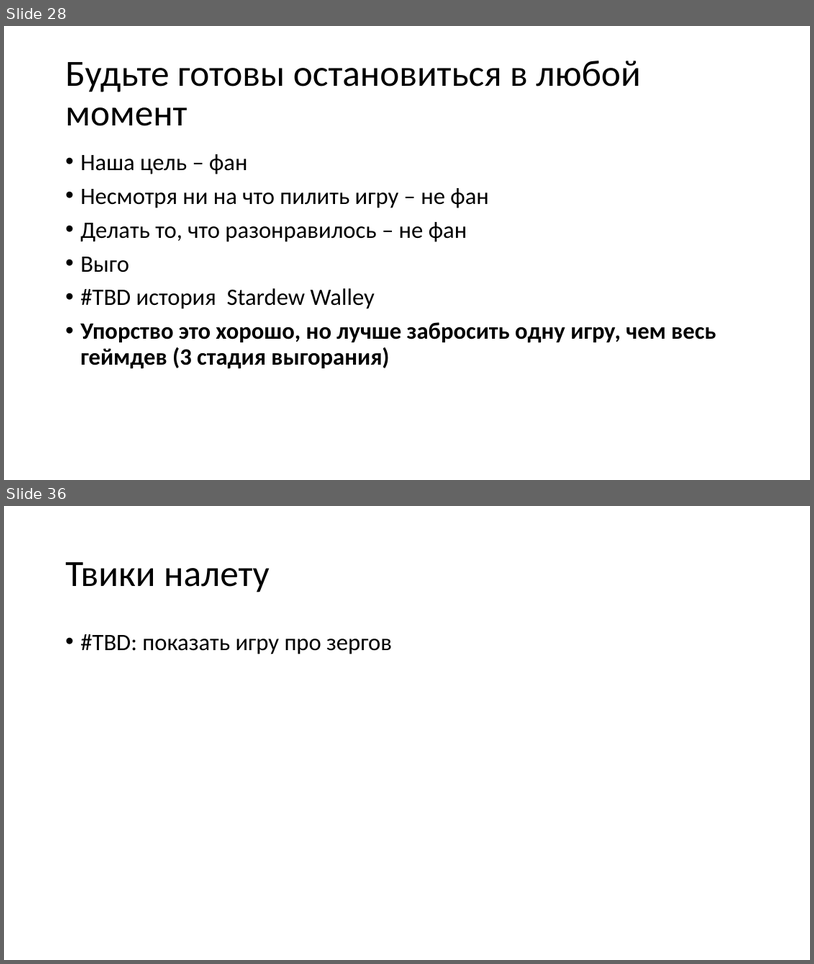
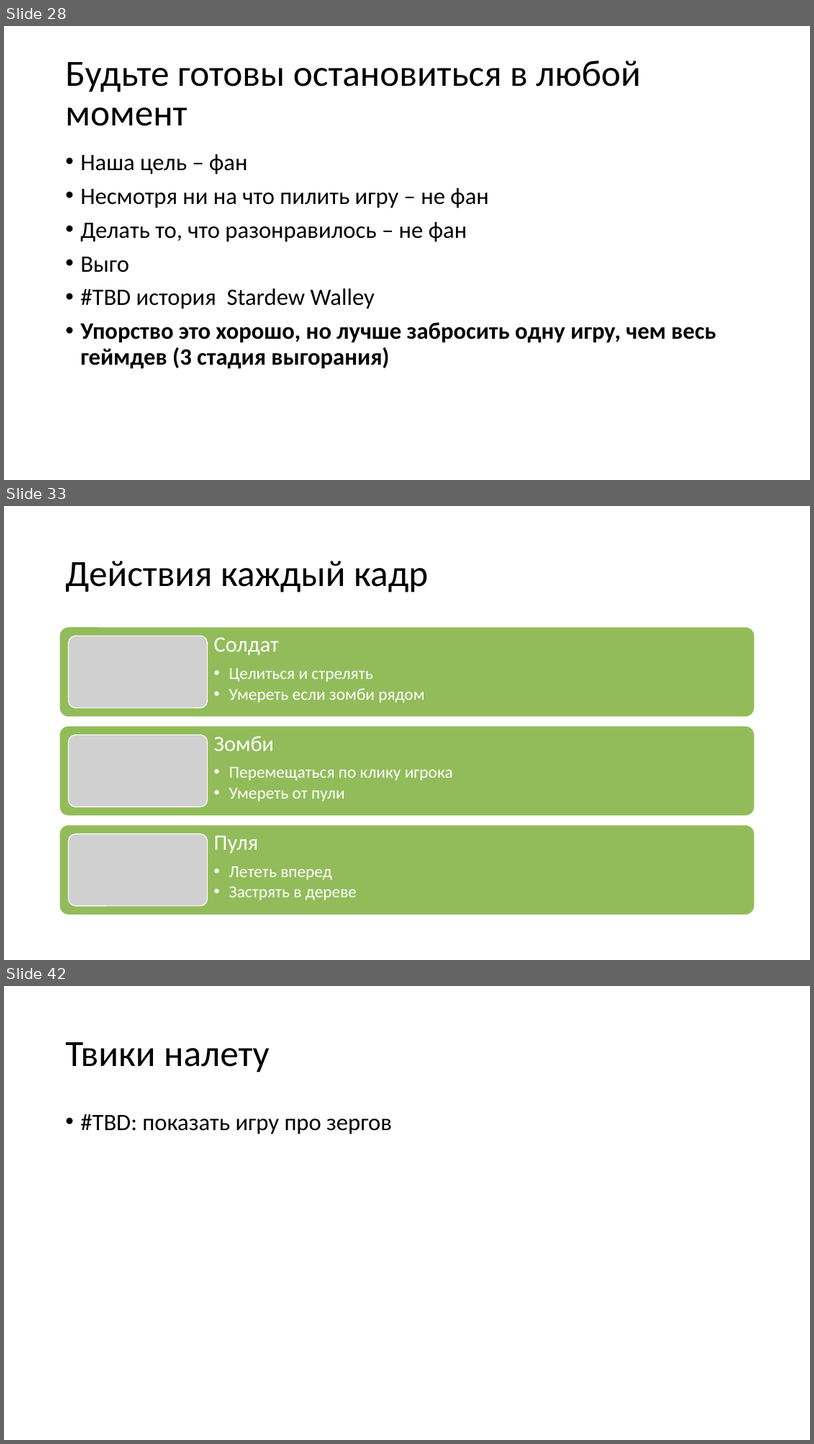
Before and after one commit to kugushev/presentations, a slide deck: 2020_GameDev-As-Hobby/Presentation.pptx. Shown one above the other, each under a label of ours: slides 28 and 36 before the commit, slides 28, 33 and 42 after it; the slides between them are not shown. The pictures are 814x964 and 814x1444 pixels, drawn with LibreOffice and Linux fonts; fonts in the diff are those of the drawing; grey boxes stand for pictures. Boxes give left, top, right and bottom in pixels: in the first picture for what was removed or moved away, otherwise in the second. Text is boxed around its words. In the diff, an @@ line names an element or a change of style, - is before the commit and + after.

```diff
--- a/2020_GameDev-As-Hobby/Presentation.pptx
+++ b/2020_GameDev-As-Hobby/Presentation.pptx
@@ slide 33 added at box(4, 506, 810, 960), background #FFFFFF @@
@@ title added at box(65, 561, 428, 592), 44 pt, text #000000 @@
+Действия каждый кадр
@@ group added at box(59, 627, 756, 915): 3 rounded rectangles, 3 texts, 3 pictures @@
+Солдат
+  • Целиться и стрелять
+  • Умереть если зомби рядом
+Зомби
+  • Перемещаться по клику игрока
+  • Умереть от пули
+Пуля
+  • Лететь вперед
+  • Застрять в дереве
@@ what was slide 36 is now slide 42 @@
```
Also in this commit, not shown: 2 slides changed, 10 other slides added, 5 slides removed.
